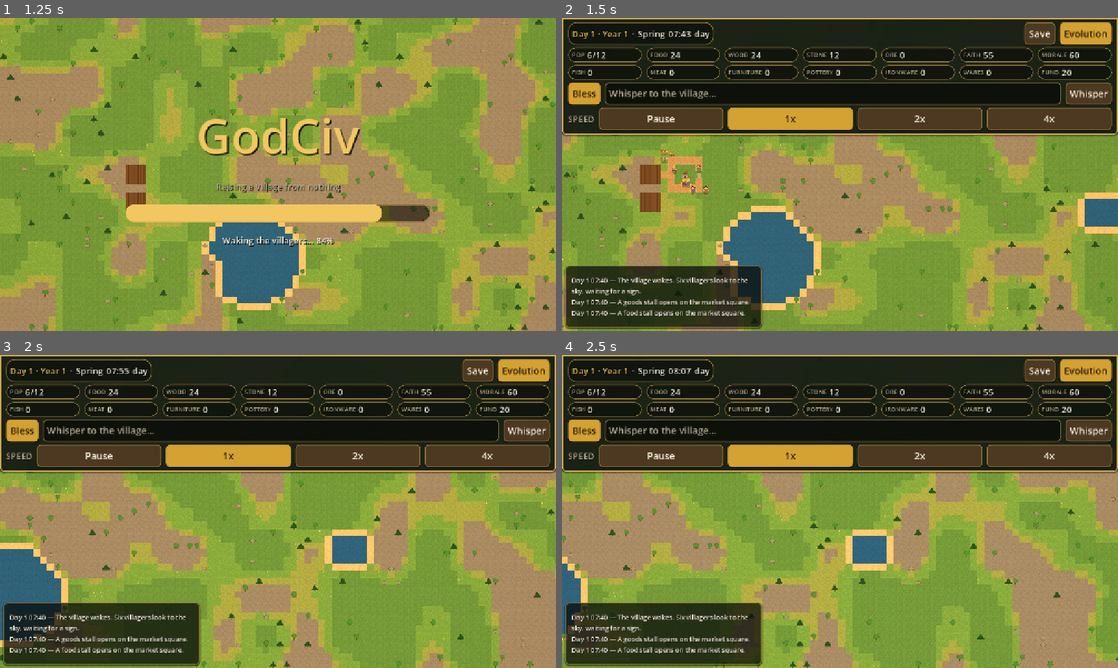
Above: before the commit, frames 1-4 (two rows, left to right).
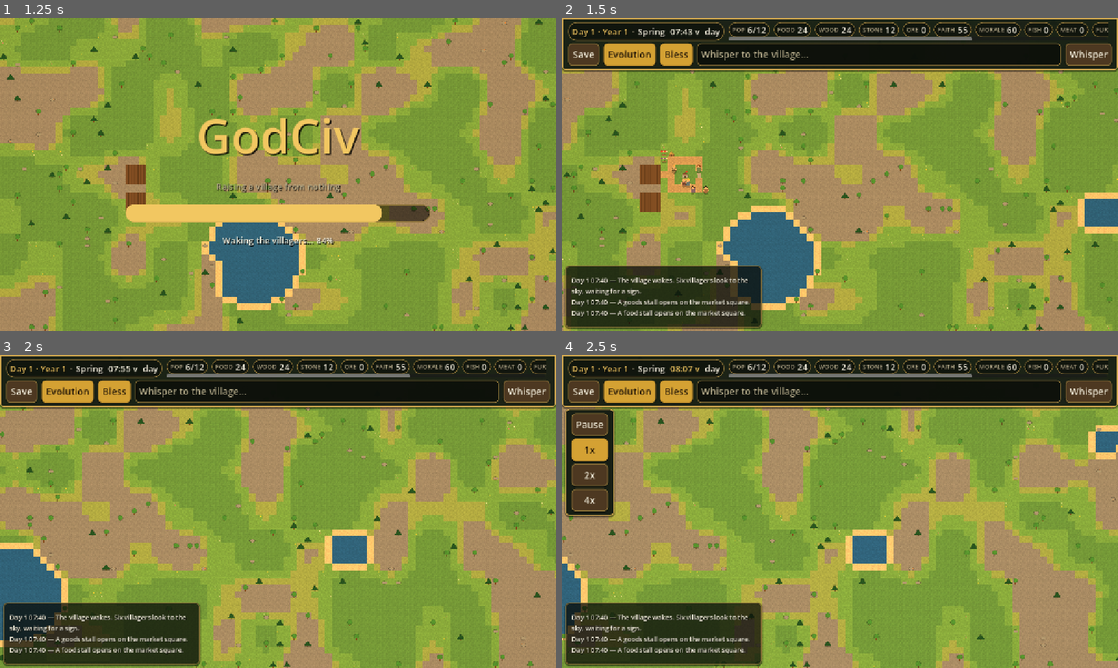
Above: after the commit, the same moments.

Repository: japage1928/godciv
Game: Godot game, scene res://scenes/main.tscn
The game is run twice, just before and just after one commit, with the same random seed, the same clock (stepped at 60 frames per second) and the same inputs.
Inputs (mouse positions are in pixels of both pictures, inside the frame that each line leads up to):
- Up to frame 1 (1.25 s): click "New Game" at 0.5 s
- Up to frame 2 (1.5 s): move the mouse to (962, 158) at 1.27 s; hold D from 1.28 s (still down); click (962, 158) at 1.42 s
- Up to frame 3 (2 s): keep holding D
- Up to frame 4 (2.5 s): release D at 2 s; click (684, 367) at 2 s, where only the run after the commit has a clickable "07:55 v"

Frame 1 is identical in both runs. In frame 2, 28% of the frame differs, in the area x 0-100%, y 1-38%; in frame 3, 28%; in frame 4, 29%, in the area x 0-100%, y 1-53%.

Commit message:
GodCiv HUD: single-line top bar - day, year, time, population, resources on one line; time opens Pause/1x/2x/4x dropdown; SPEED row removed - verified on the Godot box (HUDCHECK all pass)

Diff:
--- a/godot/scripts/ui/hud.gd
+++ b/godot/scripts/ui/hud.gd
@@ -11,6 +11,19 @@
 # Whisper). The top bar stays simple, per John's Nov 5 rule: all
 # tech/discovery detail lives in the sidebar, never up top.
 #
+# Single-line bar (John, Nov 5, 2026): the info line is ONE
+# horizontal line — day, year, season, time, phase, population
+# and every resource, never two rows. The resource pills ride in
+# a horizontal scroll container, so on a narrow phone the line
+# scrolls sideways instead of wrapping. The old SPEED row of
+# buttons is gone: the TIME itself is a tappable chip, and
+# tapping it opens a dropdown (Pause / 1x / 2x / 4x) hanging
+# below the bar. Picking a speed applies it and closes the
+# dropdown; tapping the time again or anywhere else closes it
+# without changing speed. While paused, the phase label reads
+# "Paused". The game actions (Save, Evolution, Bless, Whisper)
+# live on a slim action row beneath the info line.
+#
 # The Evolution sidebar and villager card dock BELOW the top bar
 # (they used to overlap the Whisper button), slide in from the
 # right edge on a tween, and collapse fully away when closed so
@@ -19,8 +32,7 @@
 #
 # Phone portrait: the whole 1280-unit canvas is squeezed into
 # ~390 CSS px, so fonts scale ~2.6x, every button is a real
-# thumb target (min ~44 CSS px), and the village/economy chips
-# split across two rows so they fit. Rotating the phone rebuilds
+# thumb target (min ~44 CSS px). Rotating the phone rebuilds
 # the top bar for the new orientation. Landscape keeps the
 # desktop layout.
 
@@ -40,7 +52,7 @@
 var _log_panel: PanelContainer
 var _day_label: Label
 var _season_label: Label
-var _time_label: Label
+var _time_button: Button
 var _phase_label: Label
 var _status_label: Label
 var _chip_values: Dictionary = {}
@@ -59,6 +71,10 @@
 var _speed: float = SPEED_1X
 var _paused: bool = false
 var _speed_buttons: Dictionary = {}
+var _speed_dropdown: PanelContainer
+var _speed_overlay: Control
+var _info_scroll: ScrollContainer
+var _info_chip_row: HBoxContainer
 
 
 func _ready() -> void:
@@ -88,16 +104,16 @@
 	return r
 
 
-# One stat pill in a chip row. The pill stretches to fill the row
-# evenly with its siblings; the value label is kept so
-# update_village can rewrite it without rebuilding the row.
+# One stat pill in a chip row. The pill sizes to its content
+# (the info line scrolls sideways instead of stretching pills
+# to fill); the value label is kept so update_village can
+# rewrite it without rebuilding the row.
 func _add_chip(row: HBoxContainer, key: String, label_text: String) -> void:
 	var vp := get_viewport()
 	var c: Dictionary = GodCivTheme.make_chip(
 		row, label_text, _phone,
 		36 if _phone else 14, GodCivPhoneUI.body_font(vp)
 	)
-	(c["panel"] as Control).size_flags_horizontal = Control.SIZE_EXPAND_FILL
 	_chip_values[key] = c["value"]
 
 
@@ -107,12 +123,29 @@
 	# new labels, and everything is rebuilt for the new class.
 	if is_instance_valid(_top_panel):
 		_top_panel.free()
+	if is_instance_valid(_speed_dropdown):
+		_speed_dropdown.free()
+	if is_instance_valid(_speed_overlay):
+		_speed_overlay.free()
 	_last_clock_text = ""
 	_last_bless_text = ""
 	_chip_values.clear()
 	_last_chip.clear()
 	_speed_buttons.clear()
+	_speed_dropdown = null
+	_speed_overlay = null
 	var vp := get_viewport()
+	# Invisible full-screen catcher, BELOW the top bar in draw
+	# order: while the speed dropdown is open, any tap outside
+	# it (or the bar) closes the dropdown without changing
+	# speed. It never blocks the bar itself (built after it) or
+	# the side panels (built after the bar).
+	_speed_overlay = Control.new()
+	_speed_overlay.set_anchors_preset(Control.PRESET_FULL_RECT)
+	_speed_overlay.mouse_filter = Control.MOUSE_FILTER_STOP
+	_speed_overlay.visible = false
+	_speed_overlay.gui_input.connect(_on_speed_overlay_input)
+	add_child(_speed_overlay)
 	_top_panel = PanelContainer.new()
 	_top_panel.set_anchors_preset(Control.PRESET_TOP_WIDE)
 	_top_panel.add_theme_stylebox_override(
@@ -123,7 +156,11 @@
 	var column := VBoxContainer.new()
 	column.add_theme_constant_override("separation", 10 if _phone else 6)
 	_top_panel.add_child(column)
-	# Row 1: clock chip + status + Save + Evolution.
+	# Row 1 — the ONE info line (John, Nov 5, 2026): day, year,
+	# season, time, phase, population and every resource, all on
+	# a single horizontal line. The chips ride in a horizontal
+	# scroll container, so on a narrow phone the line scrolls
+	# sideways instead of wrapping to a second row.
 	var row := _add_row(column)
 	var clock_chip := PanelContainer.new()
 	clock_chip.add_theme_stylebox_override("panel", GodCivTheme.chip_style(_phone))
@@ -142,88 +179,109 @@
 	GodCivTheme.style_label(_season_label, GodCivPhoneUI.body_font(vp), GodCivTheme.TEXT_MAIN, _phone)
 	_season_label.text = "Spring"
 	clock_row.add_child(_season_label)
-	_time_label = Label.new()
-	GodCivTheme.style_label(_time_label, GodCivPhoneUI.body_font(vp), GodCivTheme.TEXT_MAIN, _phone)
-	_time_label.text = "07:41"
-	clock_row.add_child(_time_label)
+	# The time is a tappable chip: tapping it opens the speed
+	# dropdown (Pause / 1x / 2x / 4x). A flat button reads as
+	# plain text but takes taps; the trailing "v" marks it as a
+	# dropdown. (No unicode arrow: the default font may lack it.)
+	_time_button = Button.new()
+	_time_button.name = "TimeChip"
+	_time_button.flat = true
+	_time_button.focus_mode = Control.FOCUS_NONE
+	_time_button.add_theme_font_size_override("font_size", GodCivPhoneUI.body_font(vp))
+	_time_button.add_theme_color_override("font_color", GodCivTheme.TEXT_MAIN)
+	_time_button.add_theme_color_override("font_hover_color", GodCivTheme.GOLD)
+	_time_button.add_theme_color_override("font_pressed_color", GodCivTheme.GOLD)
+	_time_button.add_theme_color_override("font_shadow_color", GodCivTheme.TEXT_SHADOW)
+	_time_button.add_theme_constant_override("shadow_offset_x", 2 if _phone else 1)
+	_time_button.add_theme_constant_override("shadow_offset_y", 2 if _phone else 1)
+	_time_button.text = "07:41 v"
+	_time_button.pressed.connect(_toggle_speed_dropdown)
+	clock_row.add_child(_time_button)
 	_phase_label = Label.new()
 	GodCivTheme.style_label(_phase_label, GodCivPhoneUI.body_font(vp), GodCivTheme.TEXT_MAIN, _phone)
 	_phase_label.text = "Day"
 	clock_row.add_child(_phase_label)
 	row.add_child(clock_chip)
-	var spacer := Control.new()
-	spacer.size_flags_horizontal = Control.SIZE_EXPAND_FILL
-	row.add_child(spacer)
-	# The status line ("Saved.") lives in the clock row on
-	# desktop. On a phone it would push the buttons off the
-	# right edge when it appears, so there the Save button
-	# itself flashes "Saved!" instead (see set_status).
+	_info_scroll = ScrollContainer.new()
+	_info_scroll.size_flags_horizontal = Control.SIZE_EXPAND_FILL
+	_info_scroll.horizontal_scroll_mode = ScrollContainer.SCROLL_MODE_AUTO
+	_info_scroll.vertical_scroll_mode = ScrollContainer.SCROLL_MODE_DISABLED
+	_info_scroll.follow_focus = false
+	row.add_child(_info_scroll)
+	_info_chip_row = HBoxContainer.new()
+	_info_chip_row.add_theme_constant_override("separation", 10 if _phone else 8)
+	_info_scroll.add_child(_info_chip_row)
+	_add_chip(_info_chip_row, "pop", "POP")
+	_add_chip(_info_chip_row, "food", "FOOD")
+	_add_chip(_info_chip_row, "wood", "WOOD")
+	_add_chip(_info_chip_row, "stone", "STONE")
+	_add_chip(_info_chip_row, "ore", "ORE")
+	_add_chip(_info_chip_row, "faith", "FAITH")
+	_add_chip(_info_chip_row, "morale", "MORALE")
+	_add_chip(_info_chip_row, "fish", "FISH")
+	_add_chip(_info_chip_row, "meat", "MEAT")
+	_add_chip(_info_chip_row, "furniture", "FURNITURE")
+	_add_chip(_info_chip_row, "pottery", "POTTERY")
+	_add_chip(_info_chip_row, "ironware", "IRONWARE")
+	_add_chip(_info_chip_row, "wares", "WARES")
+	_add_chip(_info_chip_row, "fund", "FUND")
+	# The status line ("Saved.") lives at the right end of the
+	# info line on desktop. On a phone it would push the chips
+	# off the edge, so there the Save button itself flashes
+	# "Saved!" instead (see set_status).
 	if _phone:
 		_status_label = null
 	else:
 		_status_label = Label.new()
 		GodCivTheme.style_label(_status_label, GodCivPhoneUI.body_font(vp), GodCivTheme.TEXT_DIM, _phone)
 		row.add_child(_status_label)
+	# Row 2 — the slim action row. The info line is John's
+	# single line; the actions (Save, Evolution, Bless, Whisper)
+	# live here so nothing is lost and the bar stays readable.
+	var arow := _add_row(column)
 	_save_button = GodCivPhoneUI.big_button(vp, "Save", "secondary")
-	_save_button.pressed.connect(func() -> void: save_requested.emit())
-	row.add_child(_save_button)
+	_save_button.pressed.connect(_on_save_button_pressed)
+	arow.add_child(_save_button)
 	_evolution_button = GodCivPhoneUI.big_button(vp, "Evolution", "primary")
 	_evolution_button.pressed.connect(_on_evolution_button_pressed)
-	row.add_child(_evolution_button)
-	# Village numbers as pills: one row on desktop, two on phone
-	# so the row fits the narrow screen at phone font size.
-	var vrow := _add_row(column)
-	_add_chip(vrow, "pop", "POP")
-	_add_chip(vrow, "food", "FOOD")
-	_add_chip(vrow, "wood", "WOOD")
-	_add_chip(vrow, "stone", "STONE")
-	if _phone:
-		vrow = _add_row(column)
-	_add_chip(vrow, "ore", "ORE")
-	_add_chip(vrow, "faith", "FAITH")
-	_add_chip(vrow, "morale", "MORALE")
-	# Economy numbers as pills: same split as the village row.
-	var erow := _add_row(column)
-	_add_chip(erow, "fish", "FISH")
-	_add_chip(erow, "meat", "MEAT")
-	_add_chip(erow, "furniture", "FURNITURE")
-	_add_chip(erow, "pottery", "POTTERY")
-	if _phone:
-		erow = _add_row(column)
-	_add_chip(erow, "ironware", "IRONWARE")
-	_add_chip(erow, "wares", "WARES")
-	_add_chip(erow, "fund", "FUND")
-	# God bar.
-	var grow := HBoxContainer.new()
-	grow.add_theme_constant_override("separation", 14 if _phone else 10)
-	column.add_child(grow)
+	arow.add_child(_evolution_button)
 	_bless_button = GodCivPhoneUI.big_button(vp, "Bless", "primary")
-	_bless_button.pressed.connect(func() -> void: bless_requested.emit())
-	grow.add_child(_bless_button)
+	_bless_button.pressed.connect(_on_bless_button_pressed)
+	arow.add_child(_bless_button)
 	_whisper_edit = LineEdit.new()
 	_whisper_edit.placeholder_text = "Whisper to the village…"
 	_whisper_edit.size_flags_horizontal = Control.SIZE_EXPAND_FILL
 	GodCivTheme.style_line_edit(_whisper_edit, _phone, GodCivPhoneUI.button_font(vp))
 	_whisper_edit.custom_minimum_size = Vector2(0, GodCivPhoneUI.thumb_min(vp).y)
-	grow.add_child(_whisper_edit)
+	arow.add_child(_whisper_edit)
 	var whisper_button := GodCivPhoneUI.big_button(vp, "Whisper", "secondary")
 	whisper_button.pressed.connect(_on_whisper_pressed)
-	grow.add_child(whisper_button)
-	# Time speed controls: Pause + 1x / 2x / 4x. Toggle buttons in
-	# one group, so exactly one is selected; the selected one
-	# turns gold (see GodCivTheme.style_speed_button). 1x is the
-	# clock's default 3.0 sim-seconds per real second.
-	var srow := _add_row(column)
-	var speed_label := Label.new()
-	GodCivTheme.style_label(speed_label, GodCivPhoneUI.body_font(vp), GodCivTheme.TEXT_DIM, _phone)
-	speed_label.text = "SPEED"
-	srow.add_child(speed_label)
+	arow.add_child(whisper_button)
+	# Speed dropdown: a small panel that hangs below the top
+	# bar, opened by tapping the time chip. Same four options
+	# as the old SPEED row (Pause / 1x / 2x / 4x), same gold
+	# selected state; picking one applies it and closes the
+	# dropdown. Hidden until opened; positioned by
+	# _position_panels once the bar has laid out.
+	_speed_dropdown = PanelContainer.new()
+	_speed_dropdown.name = "SpeedDropdown"
+	_speed_dropdown.set_anchors_preset(Control.PRESET_TOP_LEFT)
+	_speed_dropdown.add_theme_stylebox_override(
+		"panel", GodCivTheme.panel_style(_phone, GodCivTheme.PANEL_BG_SOLID)
+	)
+	_speed_dropdown.visible = false
+	add_child(_speed_dropdown)
+	var drop_col := VBoxContainer.new()
+	drop_col.add_theme_constant_override("separation", 8 if _phone else 6)
+	_speed_dropdown.add_child(drop_col)
 	var speed_group := ButtonGroup.new()
-	_add_speed_button(srow, speed_group, "Pause", "pause")
-	_add_speed_button(srow, speed_group, "1x", "1x")
-	_add_speed_button(srow, speed_group, "2x", "2x")
-	_add_speed_button(srow, speed_group, "4x", "4x")
+	_add_speed_button(drop_col, speed_group, "Pause", "pause")
+	_add_speed_button(drop_col, speed_group, "1x", "1x")
+	_add_speed_button(drop_col, speed_group, "2x", "2x")
+	_add_speed_button(drop_col, speed_group, "4x", "4x")
 	_apply_speed_states()
+	_speed_dropdown.reset_size()
+	_position_panels()
 
 
 func _build_log_panel() -> void:
@@ -267,6 +325,8 @@
 # Side panels dock below the top bar so Bless/Whisper stay
 # visible and tappable while one is open. Runs deferred after
 # the top bar is built and on every top-bar resize (rotation).
+# The speed dropdown hangs below the bar too, at its left edge
+# under the time chip.
 func _position_panels() -> void:
 	if not is_instance_valid(_top_panel):
 		return
@@ -282,6 +342,8 @@
 		_evolution_sidebar.set_docked_top(h)
 	if is_instance_valid(_villager_card):
 		_villager_card.set_docked_top(h)
+	if is_instance_valid(_speed_dropdown):
+		_speed_dropdown.position = Vector2(8, h + 4)
 
 
 func _update_log_visibility() -> void:
@@ -304,19 +366,65 @@
 
 
 func _on_whisper_pressed() -> void:
+	_close_speed_dropdown()
 	whisper_requested.emit(_whisper_edit.text)
 	_whisper_edit.text = ""
 
 
+# Speed dropdown: tapping the time chip toggles it; picking an
+# option applies it and closes; tapping the time again or
+# anywhere outside closes it without changing speed.
+func _toggle_speed_dropdown() -> void:
+	if is_instance_valid(_speed_dropdown) and _speed_dropdown.visible:
+		_close_speed_dropdown()
+	else:
+		_open_speed_dropdown()
+
+
+func _open_speed_dropdown() -> void:
+	if not is_instance_valid(_speed_dropdown):
+		return
+	_apply_speed_states()
+	_speed_dropdown.visible = true
+	_speed_overlay.visible = true
+
+
+func _close_speed_dropdown() -> void:
+	if is_instance_valid(_speed_dropdown):
+		_speed_dropdown.visible = false
+	if is_instance_valid(_speed_overlay):
+		_speed_overlay.visible = false
+
+
+func _on_speed_overlay_input(event: InputEvent) -> void:
+	if event is InputEventMouseButton:
+		var mb := event as InputEventMouseButton
+		if mb.button_index == MOUSE_BUTTON_LEFT and mb.pressed:
+			_close_speed_dropdown()
+
+
+func _on_save_button_pressed() -> void:
+	_close_speed_dropdown()
+	save_requested.emit()
+
+
+func _on_bless_button_pressed() -> void:
+	_close_speed_dropdown()
+	bless_requested.emit()
+
+
 func update_clock(p_day: int, p_year: int, season_name: String, time_str: String, phase_name: String) -> void:
-	var combined := "%d|%d|%s|%s|%s" % [p_day, p_year, season_name, time_str, phase_name]
+	# The paused state is part of the key: pausing freezes the
+	# clock text, so without it the "Paused" phase label would
+	# never refresh.
+	var combined := "%d|%d|%s|%s|%s|%s" % [p_day, p_year, season_name, time_str, phase_name, "P" if _paused else ""]
 	if combined == _last_clock_text:
 		return
 	_last_clock_text = combined
 	_day_label.text = "Day %d · Year %d" % [p_day, p_year]
 	_season_label.text = season_name
-	_time_label.text = time_str
-	_phase_label.text = phase_name
+	_time_button.text = "%s v" % time_str
+	_phase_label.text = "Paused" if _paused else phase_name
 
 
 func update_village(stats: Dictionary) -> void:
@@ -366,12 +474,13 @@
 
 
 func _on_evolution_button_pressed() -> void:
+	_close_speed_dropdown()
 	hide_villager_card()
 	_evolution_sidebar.toggle_sidebar()
 	_update_log_visibility()
 
 
-func _add_speed_button(row: HBoxContainer, group: ButtonGroup, label: String, key: String) -> void:
+func _add_speed_button(parent: Container, group: ButtonGroup, label: String, key: String) -> void:
 	var b := GodCivPhoneUI.big_button(get_viewport(), label, "secondary")
 	GodCivTheme.style_speed_button(b, _phone)
 	b.toggle_mode = true
@@ -386,7 +495,7 @@
 		elif key == "4x":
 			s = SPEED_4X
 		b.pressed.connect(func() -> void: _on_speed_button(s))
-	row.add_child(b)
+	parent.add_child(b)
 	_speed_buttons[key] = b
 
 
@@ -410,6 +519,7 @@
 func _on_pause_button() -> void:
 	_paused = true
 	_apply_speed_states()
+	_close_speed_dropdown()
 	time_control_requested.emit(_speed, true)
 
 
@@ -417,6 +527,7 @@
 	_speed = s
 	_paused = false
 	_apply_speed_states()
+	_close_speed_dropdown()
 	time_control_requested.emit(s, false)
 
 
@@ -439,9 +550,9 @@
 
 
 func set_status(text: String) -> void:
-	# Desktop shows the status in the clock row; on a phone
-	# that would shove the buttons off-screen, so the Save
-	# button flashes the confirmation instead.
+	# Desktop shows the status at the right end of the info
+	# line; on a phone that would shove the chips off-screen,
+	# so the Save button flashes the confirmation instead.
 	if _phone:
 		if _save_button != null:
 			_save_button.text = "Saved!" if text != "" else "Save"
